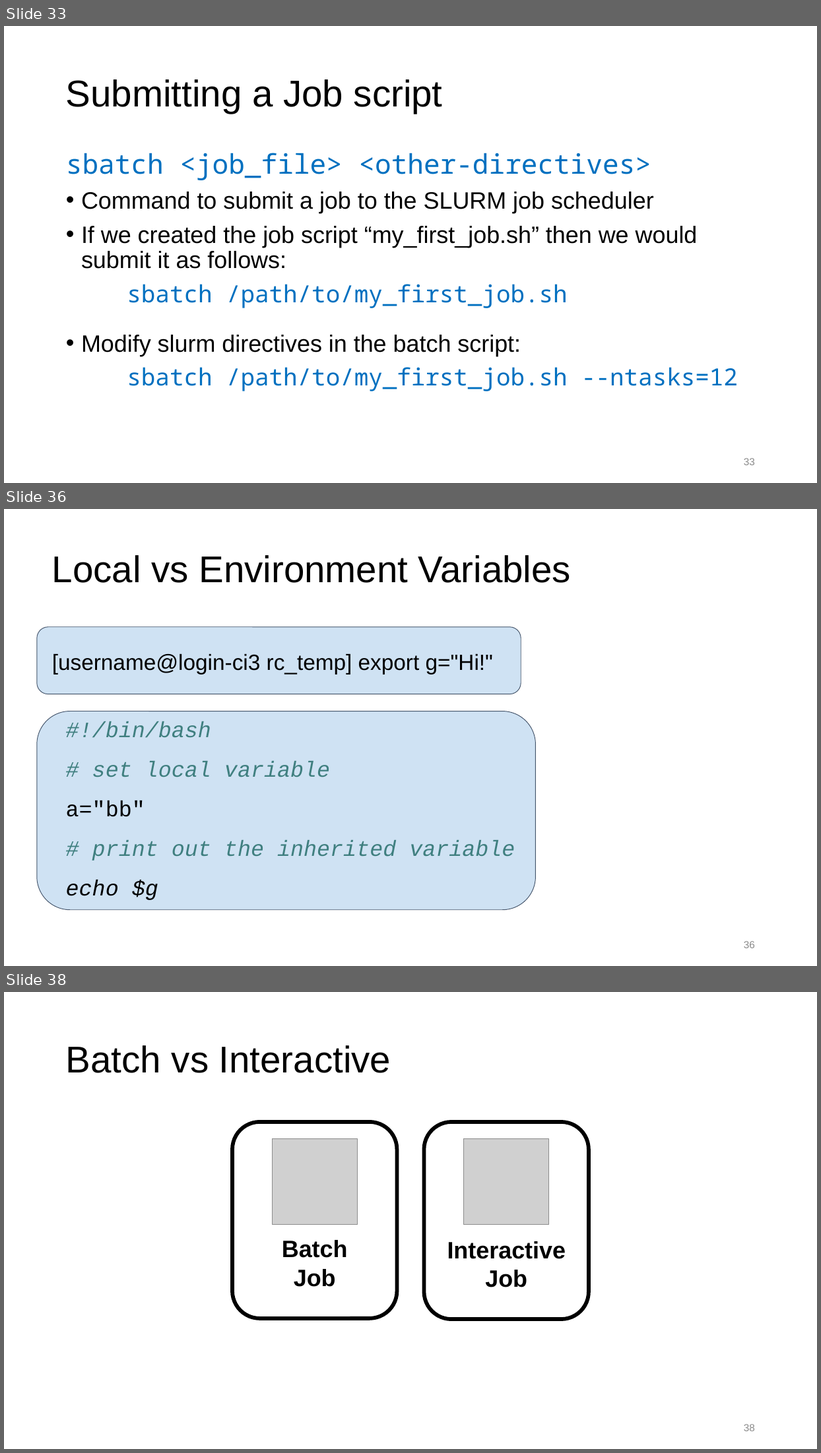
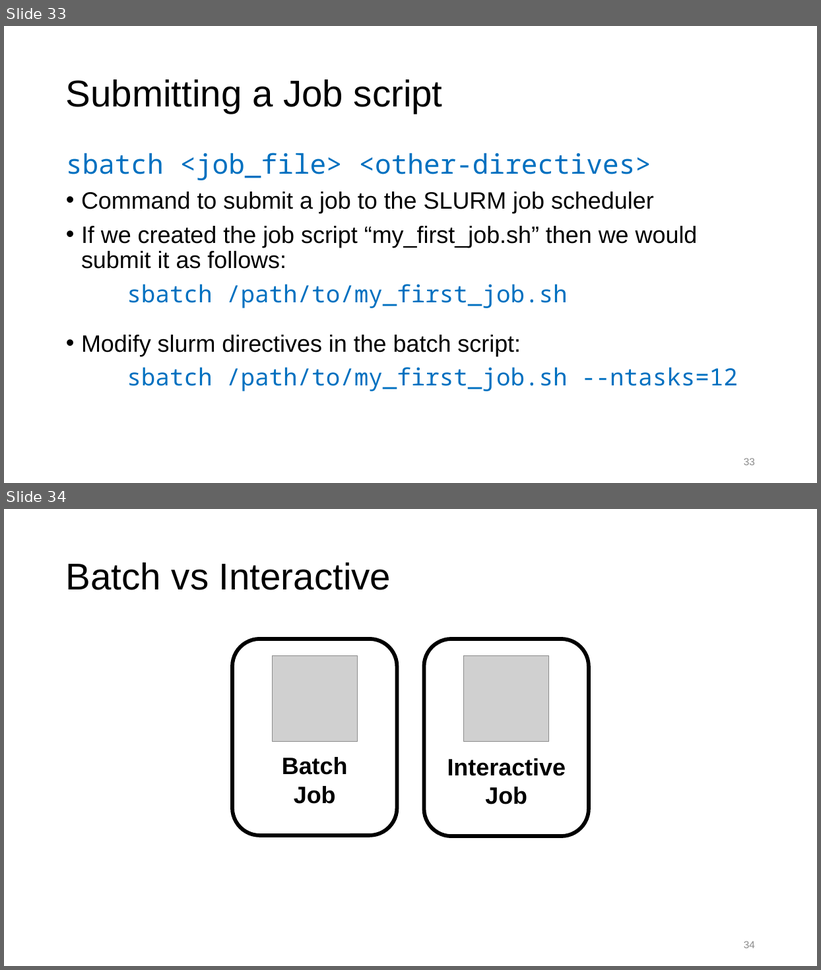
Before and after one commit to ResearchComputing/Getting_Started_With_Research_Computing, a slide deck: Command_Line_And_Job_Scheduling.pptx. Shown one above the other, each under a label of ours: slides 33, 36 and 38 before the commit, slides 33 and 34 after it; the slides between them are not shown. The pictures are 821x1453 and 821x970 pixels, drawn with LibreOffice and Linux fonts; fonts in the diff are those of the drawing; grey boxes stand for pictures; background and template pictures are left out. Boxes give left, top, right and bottom in pixels: in the first picture for what was removed or moved away, otherwise in the second. Text is boxed around its words. In the diff, an @@ line names an element or a change of style, - is before the commit and + after.

Commit message:
remove local vs environment variable slides (slides 34-37) as they are not needed

```diff
--- a/Command_Line_And_Job_Scheduling.pptx
+++ b/Command_Line_And_Job_Scheduling.pptx
@@ slide 36 removed at [4, 509, 817, 966], background #FFFFFF @@
@@ title removed at [52, 555, 571, 583] @@
-Local vs Environment Variables
@@ rounded rectangle removed at [37, 627, 521, 694] @@
@@ text removed at [52, 654, 493, 674] @@
-[username@login-ci3 rc_temp] export g="Hi!"
@@ rounded rectangle removed at [37, 712, 536, 910] @@
@@ text removed at [66, 722, 515, 900] @@
-#!/bin/bash
-# set local variable
-a="bb"
-# print out the inherited variable
-echo $g
@@ page number removed at [744, 941, 755, 949] @@
-36
@@ what was slide 38 is now slide 34 @@
@@ page number at [744, 941, 755, 949]: text changed @@
-38
+34
```
Also in this commit, not shown: 3 other slides removed, 1 other file.
